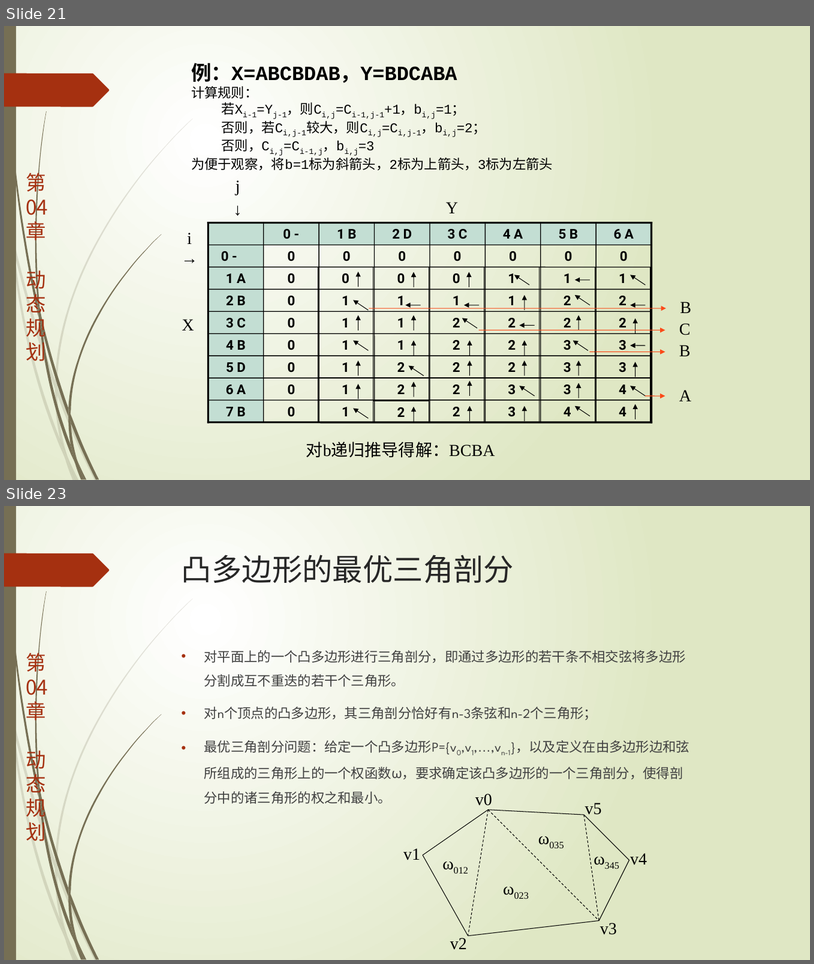
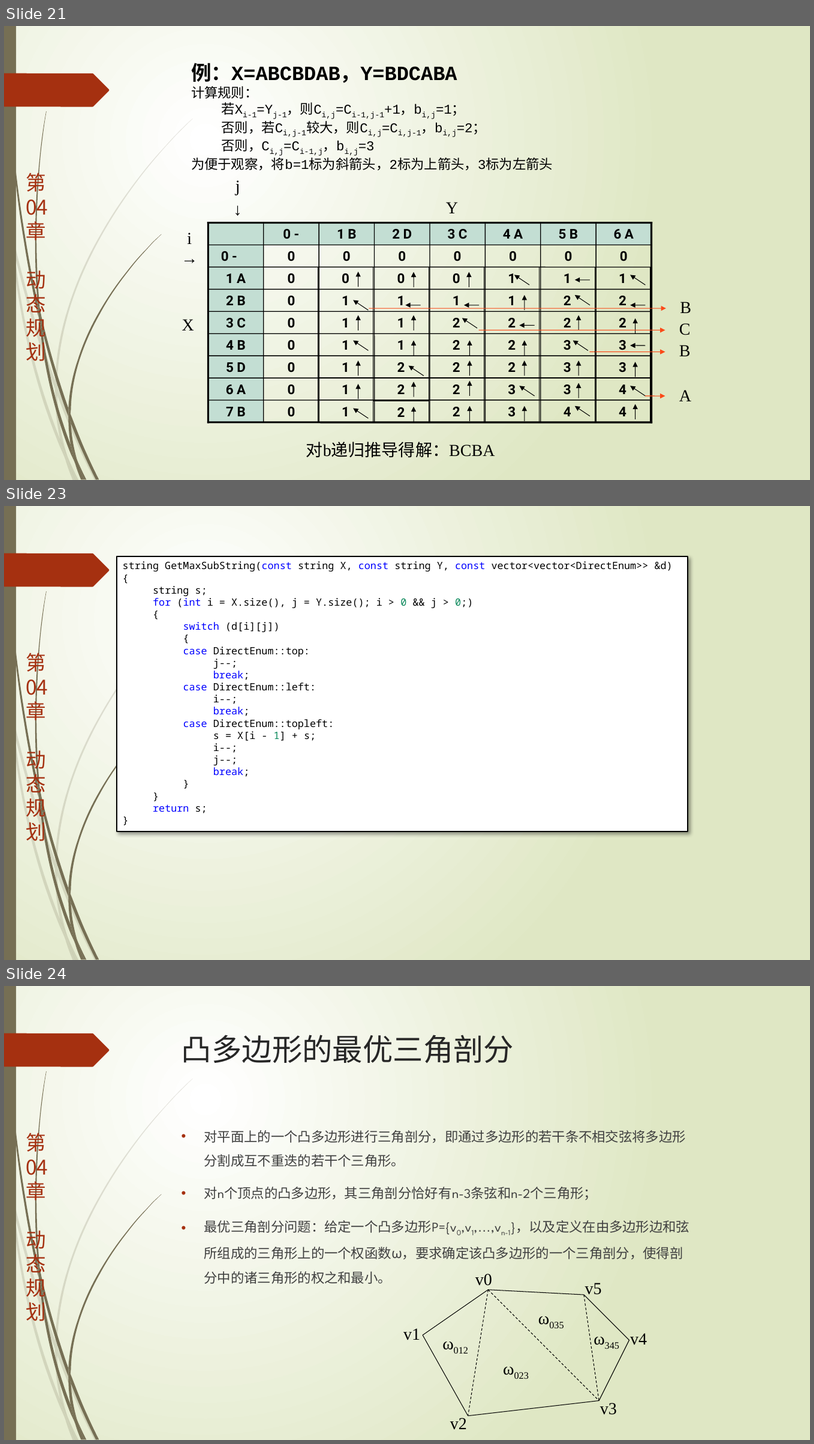
Before and after one commit to TeacherPeng/AlgorithmDesign, a slide deck: 教案/第04章.动态规划.pptx. Shown one above the other, each under a label of ours: slides 21 and 23 before the commit, slides 21, 23 and 24 after it; the slides between them are not shown. The pictures are 814x964 and 814x1444 pixels, drawn with LibreOffice and Linux fonts; fonts in the diff are those of the drawing. Boxes give left, top, right and bottom in pixels: in the first picture for what was removed or moved away, otherwise in the second. Text is boxed around its words. In the diff, an @@ line names an element or a change of style, - is before the commit and + after.

```diff
--- a/教案/第04章.动态规划.pptx
+++ b/教案/第04章.动态规划.pptx
@@ slide 23 added at (4, 506, 810, 960), background gradient #FFFFFF to #DFE8C4; not listed: 25 template elements that a slide beside it also shows @@
@@ rectangle added at (117, 557, 688, 831), fill #FFFFFF, outline #000000 1.25 pt, 12 pt, text #000000 @@
+string GetMaxSubString(const string X, const string Y, const vector<vector<DirectEnum>> &d)
+{
+  string s;
+  for (int i = X.size(), j = Y.size(); i > 0 && j > 0;)
+  {
+    switch (d[i][j])
+    {
+    case DirectEnum::top:
+    j--;
+    break;
+    case DirectEnum::left:
+      i--;
+      break;
+    case DirectEnum::topleft:
+      s = X[i - 1] + s;
+      i--;
+      j--;
+      break;
+    }
+  }
+  return s;
+}
@@ what was slide 23 is now slide 24 @@
```
Also in this commit, not shown: 1 slide changed, 1 other file.
